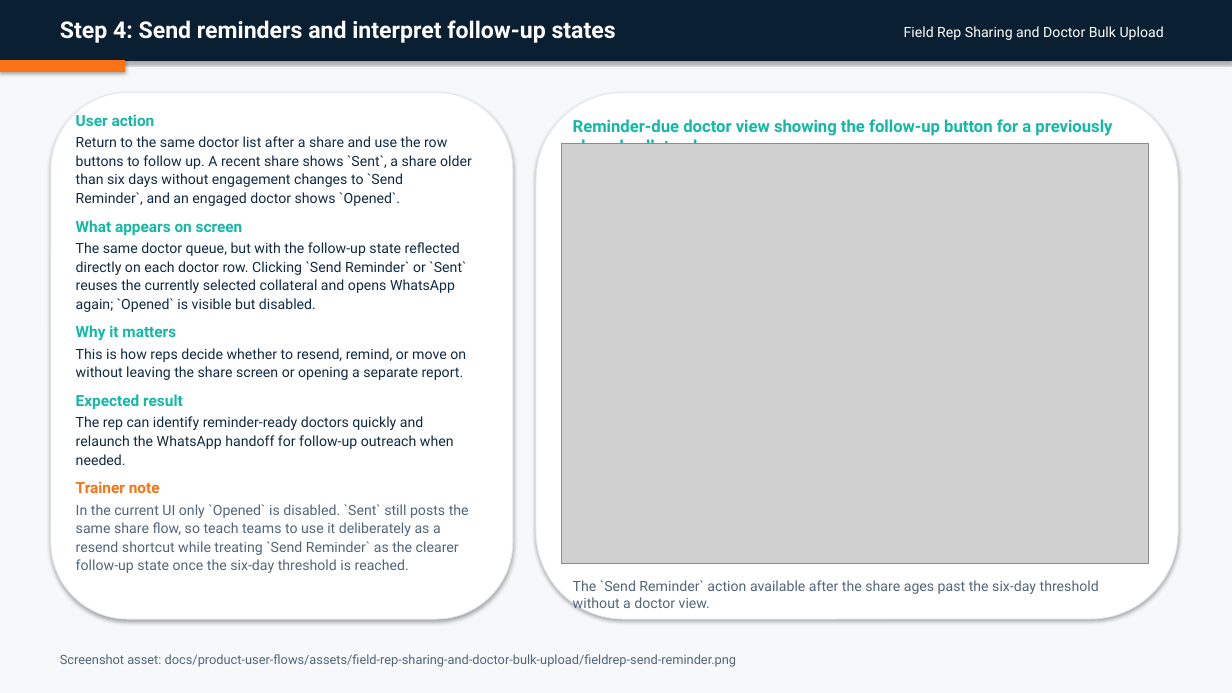
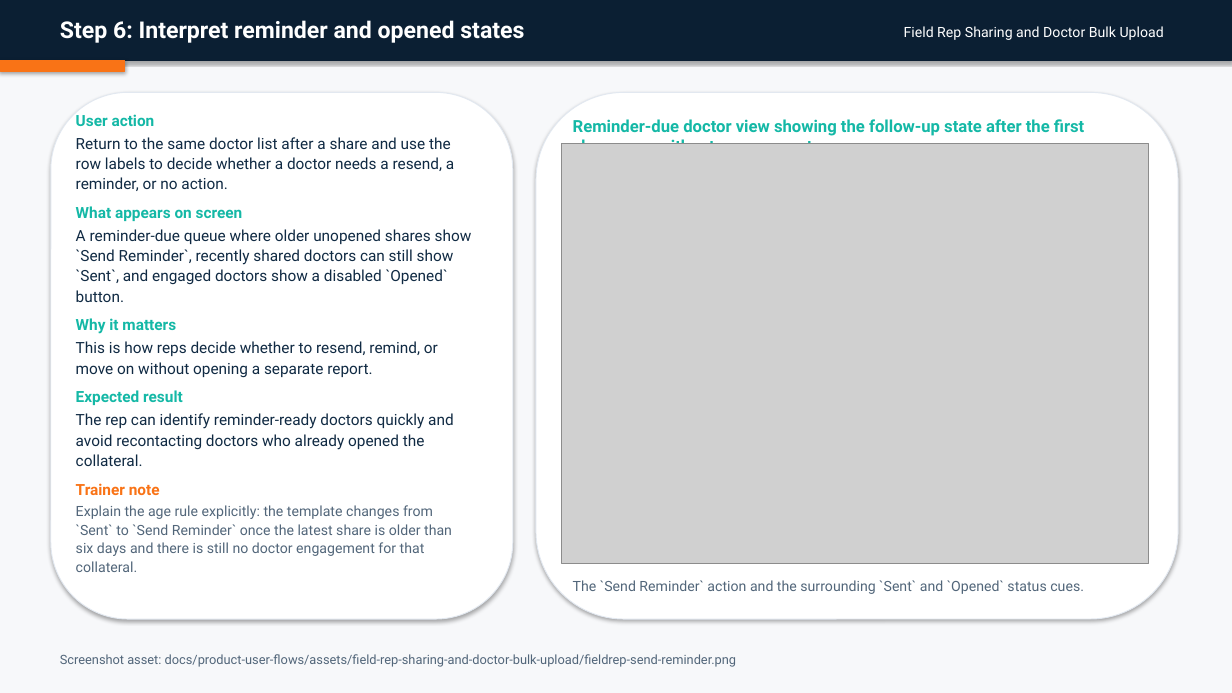
Before and after one commit to admin-masters/inclinic-education-system, a slide deck: slide 8 of output/doc/user-flow-decks/07-field-rep-sharing-and-doctor-bulk-upload.pptx (slide 6 before the commit). Drawn at 1232x693 pixels with LibreOffice and Linux fonts; fonts in the diff are those of the drawing; grey boxes stand for pictures. Boxes give left, top, right and bottom in pixels: in the first picture for what was removed or moved away, otherwise in the second. Text is boxed around its words. In the diff, an @@ line names an element or a change of style, - is before the commit and + after.

Commit message:
sync user flow deck details with live product

```diff
--- a/output/doc/user-flow-decks/07-field-rep-sharing-and-doctor-bulk-upload.pptx
+++ b/output/doc/user-flow-decks/07-field-rep-sharing-and-doctor-bulk-upload.pptx
@@ text at <box>60,20,524,43</box>: text changed @@
-Step 4: Send reminders and interpret follow-up states
+Step 6: Interpret reminder and opened states
@@ text at <box>573,119,1084,144</box>: text changed @@
-Reminder-due doctor view showing the follow-up button for a previously shared collateral.
+Reminder-due doctor view showing the follow-up state after the first share ages without engagement.
@@ text at <box>76,137,454,191</box>: text changed; size 11 to 12 pt @@
-Return to the same doctor list after a share and use the row buttons to follow up. A recent share shows `Sent`, a share older than six days without engagement changes to `Send Reminder`, and an engaged doctor shows `Opened`.
+Return to the same doctor list after a share and use the row labels to decide whether a doctor needs a resend, a reminder, or no action.
@@ text at <box>76,229,472,302</box>: text changed; size 11 to 12 pt @@
-The same doctor queue, but with the follow-up state reflected directly on each doctor row. Clicking `Send Reminder` or `Sent` reuses the currently selected collateral and opens WhatsApp again; `Opened` is visible but disabled.
+A reminder-due queue where older unopened shares show `Send Reminder`, recently shared doctors can still show `Sent`, and engaged doctors show a disabled `Opened` button.
@@ text at <box>76,341,438,377</box>: text changed; size 11 to 12 pt @@
-This is how reps decide whether to resend, remind, or move on without leaving the share screen or opening a separate report.
+This is how reps decide whether to resend, remind, or move on without opening a separate report.
@@ text at <box>76,413,454,466</box>: text changed; size 11 to 12 pt @@
-The rep can identify reminder-ready doctors quickly and relaunch the WhatsApp handoff for follow-up outreach when needed.
+The rep can identify reminder-ready doctors quickly and avoid recontacting doctors who already opened the collateral.
@@ text at <box>76,505,452,572</box>: text changed @@
-In the current UI only `Opened` is disabled. `Sent` still posts the same share flow, so teach teams to use it deliberately as a resend shortcut while treating `Send Reminder` as the clearer follow-up state once the six-day threshold is reached.
+Explain the age rule explicitly: the template changes from `Sent` to `Send Reminder` once the latest share is older than six days and there is still no doctor engagement for that collateral.
@@ text at <box>573,580,1084,594</box>: text changed @@
-The `Send Reminder` action available after the share ages past the six-day threshold without a doctor view.
+The `Send Reminder` action and the surrounding `Sent` and `Opened` status cues.
```
Also in this commit, not shown: 6 other slides changed, 2 slides added, 35 other files.
